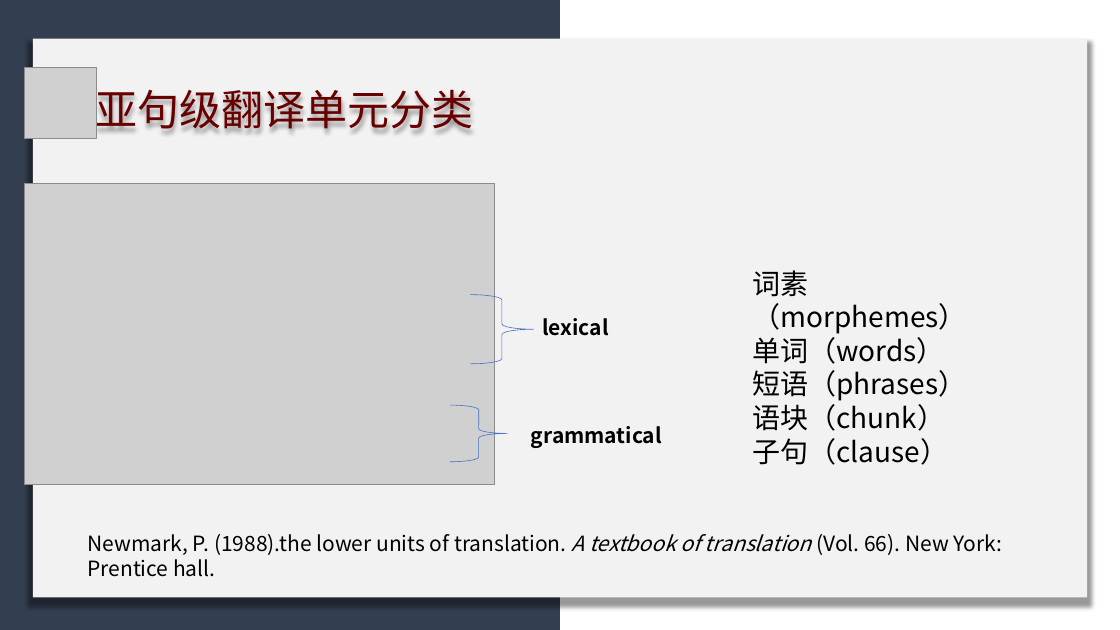
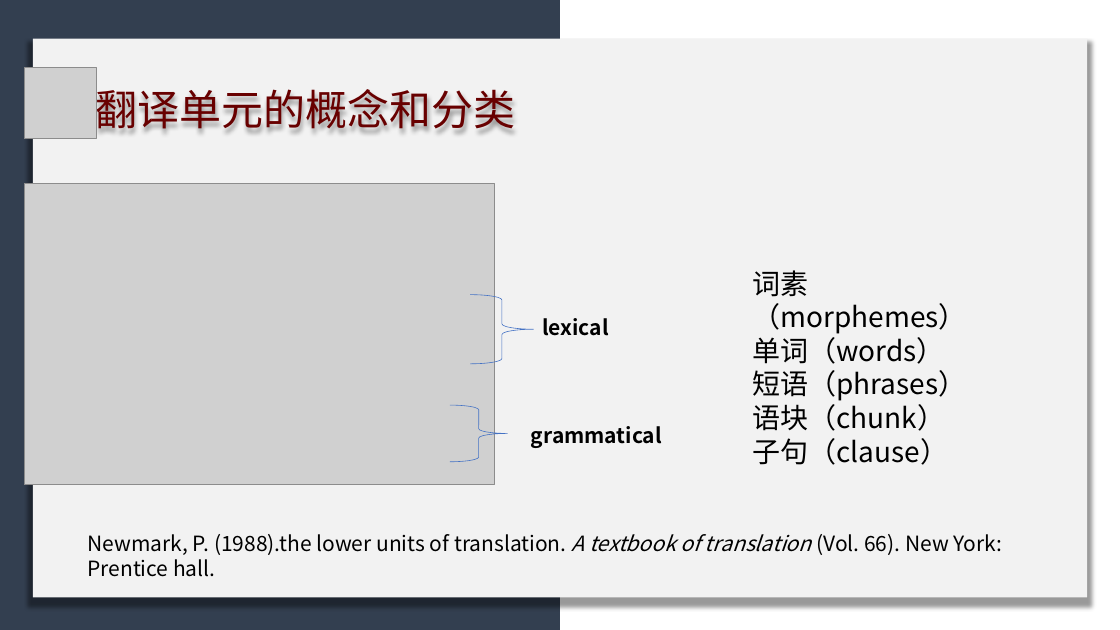
Before and after one commit to licheng0573/RosettaStone, a slide deck: slide 5 of 二组展示.pptx. Drawn at 1120x630 pixels with LibreOffice and Linux fonts; fonts in the diff are those of the drawing; grey boxes stand for pictures. Boxes give left, top, right and bottom in pixels: in the first picture for what was removed or moved away, otherwise in the second. Text is boxed around its words. In the diff, an @@ line names an element or a change of style, - is before the commit and + after.

```diff
--- a/二组展示.pptx
+++ b/二组展示.pptx
@@ text at [96,83,516,136]: text changed @@
-亚句级翻译单元分类
+翻译单元的概念和分类
```
Also in this commit, not shown: 7 other slides changed.
